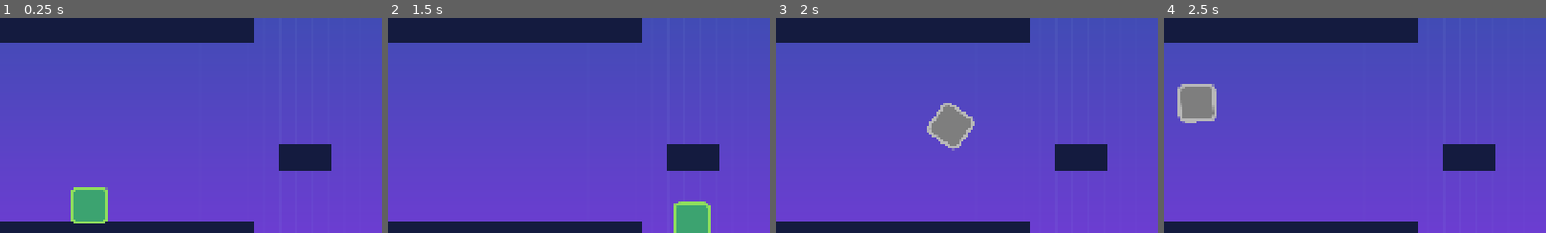
Above: before the commit, frames 1-4 (left to right).
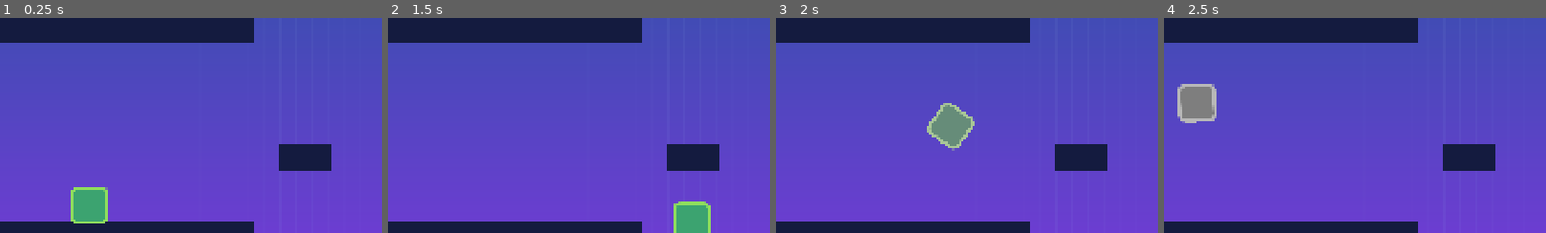
Above: after the commit, the same moments.

Repository: noor-shalaby/solid-ground
Game: Godot game, scene res://scenes/game.tscn
Same seed, same stepped clock (60 frames per second), same inputs: the game is played once before the commit and once after it. Sound files missing from this copy of the repository are replaced by a short silence.
Inputs:
- Up to frame 1 (0.25 s): no input
- Up to frame 2 (1.5 s): tap Enter at 0.5 s; hold D (right) from 0.53 s (still down); tap W (jump) at 0.77 s
- Up to frame 3 (2 s): keep holding D (right); tap W (jump) at 1.52 s
- Up to frame 4 (2.5 s): release D (right) at 2.03 s; hold A (left) from 2.03 s (still down)
The pictures show only the part of the screen within x 0-50%, y 30-80%; the shares and areas given below are measured in that part.

Frames 1-2 are identical in both runs. In frame 3, 0.5% of the frame differs, in the area x 39-52%, y 39-61%; in frame 4, nothing differs.

Commit message:
Edit: player b&w death animation duration to match the death sfx length

Diff:
--- a/scripts/player_dead.gd
+++ b/scripts/player_dead.gd
@@ -6,7 +6,7 @@
 @onready var death_sound: AudioStreamPlayer2D = $DeathSound
 
 func _ready() -> void:
-	create_tween().tween_method(set_bw, 0.0, 1.0, 0.2)
+	create_tween().tween_method(set_bw, 0.0, 1.0, death_sound.stream.get_length())
 	death_sound.play()
 
 
